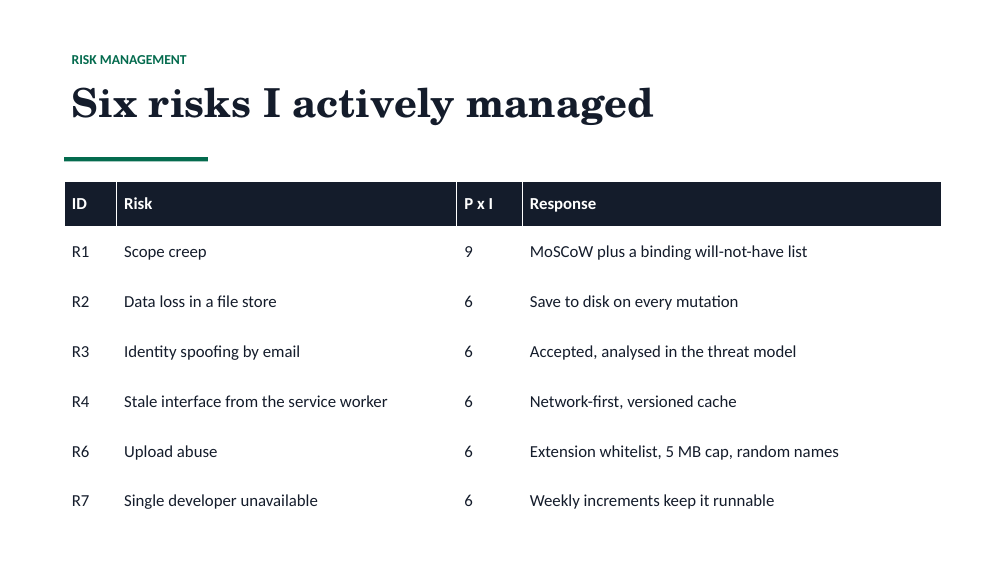
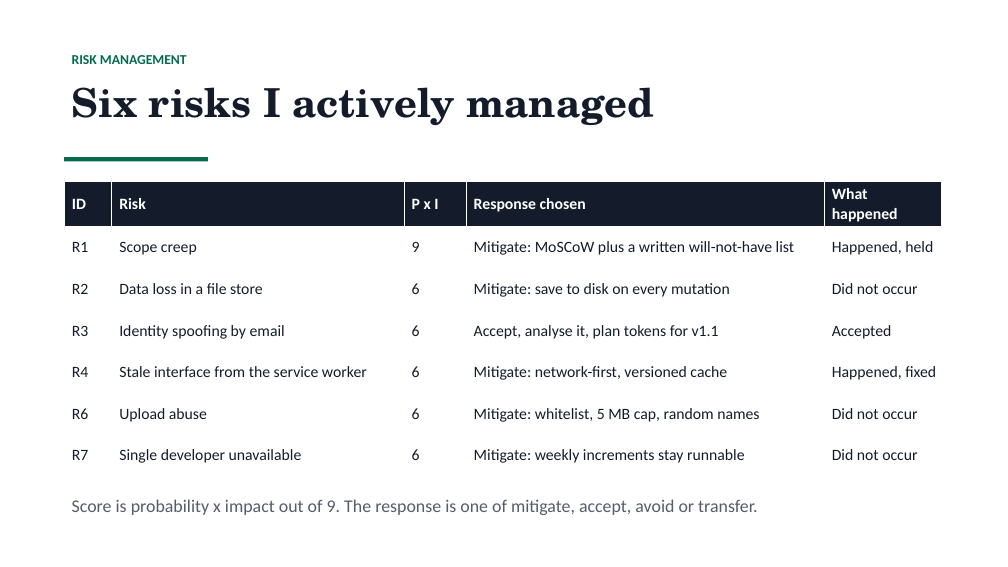
Before and after one commit to 1mathew2/afit-lost-and-found, a slide deck: slide 10 of AFIT_SP014_Presentation_FINAL.pptx (slide 11 before the commit). Drawn at 1008x567 pixels with LibreOffice and Linux fonts; fonts in the diff are those of the drawing. Boxes give left, top, right and bottom in pixels: in the first picture for what was removed or moved away, otherwise in the second. Text is boxed around its words. In the diff, an @@ line names an element or a change of style, - is before the commit and + after.

```diff
--- a/AFIT_SP014_Presentation_FINAL.pptx
+++ b/AFIT_SP014_Presentation_FINAL.pptx
@@ table at bbox=[64, 181, 942, 476] @@
-column 4: Response | MoSCoW plus a binding will-not-have list | Save to disk on every mutation | Accepted, analysed in the threat model | Network-first, versioned cache | Extension whitelist, 5 MB cap, random names | Weekly increments keep it runnable
+column 4: Response chosen | Mitigate: MoSCoW plus a written will-not-have list | Mitigate: save to disk on every mutation | Accept, analyse it, plan tokens for v1.1 | Mitigate: network-first, versioned cache | Mitigate: whitelist, 5 MB cap, random names | Mitigate: weekly increments stay runnable
+column 5: What happened | Happened, held | Did not occur | Accepted | Happened, fixed | Did not occur | Did not occur
@@ text added at bbox=[72, 499, 757, 515], 17 pt, text #555D6B @@
+Score is probability x impact out of 9. The response is one of mitigate, accept, avoid or transfer.
```
Also in this commit, not shown: 1 other slide changed, 1 slide added, 3 slides removed, 1 other file.
